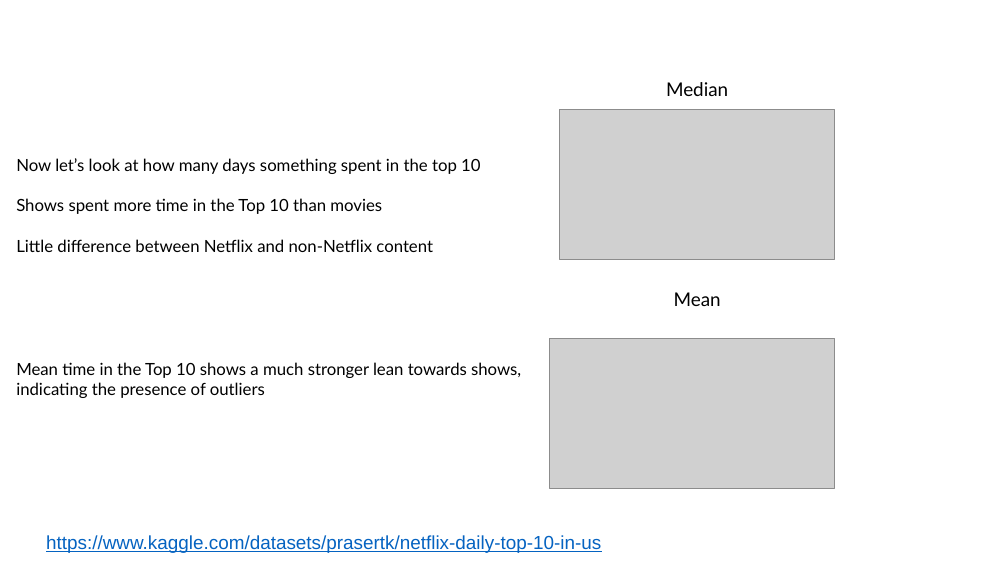
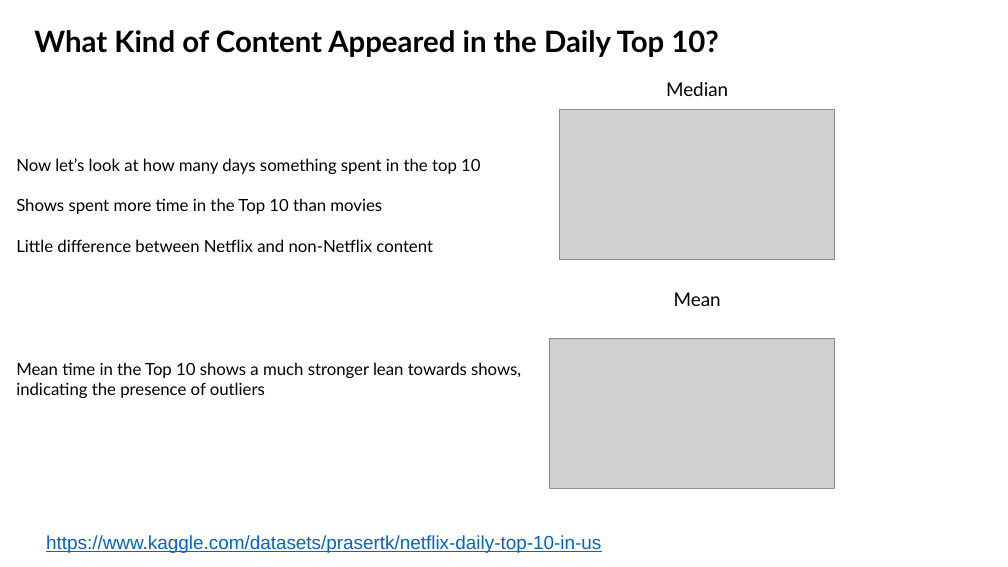
Before and after one commit to Costilrt/The-First-Project, a slide deck: slide 2 of matthews-slides.pptx. Drawn at 1008x567 pixels with LibreOffice and Linux fonts; fonts in the diff are those of the drawing; grey boxes stand for pictures; background and template pictures are left out. Boxes give left, top, right and bottom in pixels: in the first picture for what was removed or moved away, otherwise in the second. Text is boxed around its words. In the diff, an @@ line names an element or a change of style, - is before the commit and + after.

```diff
--- a/matthews-slides.pptx
+++ b/matthews-slides.pptx
@@ text added at (x1=34, y1=30, x2=719, y2=57), 28 pt, text #000000, bold @@
+What Kind of Content Appeared in the Daily Top 10?
```
Also in this commit, not shown: 3 other slides changed, 2 other files.
